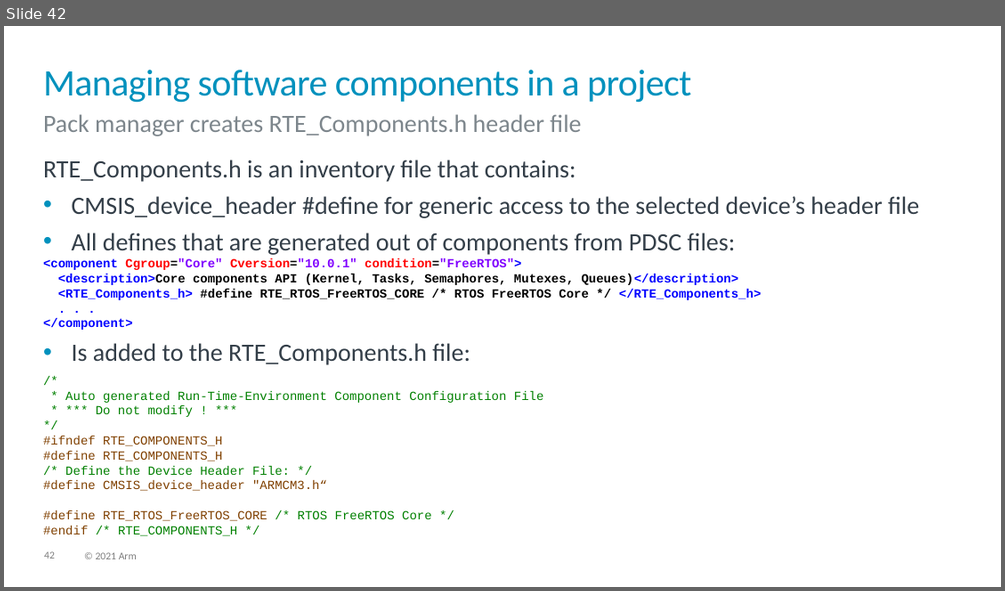
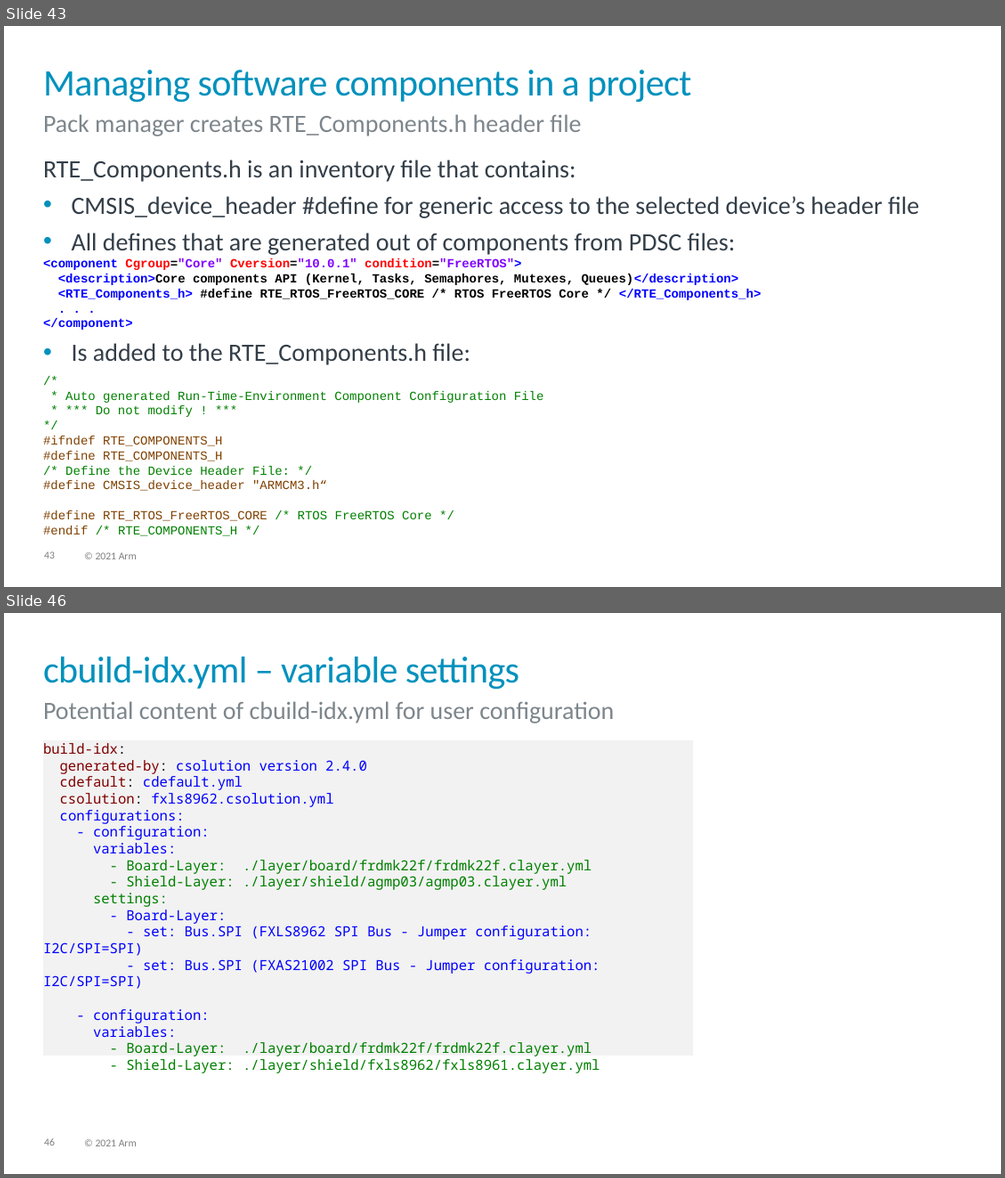
Before and after one commit to Open-CMSIS-Pack/cmsis-toolbox, a slide deck: docs/images/overview.pptx. Shown one above the other, each under a label of ours: slide 42 before the commit, slides 43 and 46 after it; the slides between them are not shown. The pictures are 1005x591 and 1005x1178 pixels, drawn with LibreOffice and Linux fonts; fonts in the diff are those of the drawing. Boxes give left, top, right and bottom in pixels: in the first picture for what was removed or moved away, otherwise in the second. Text is boxed around its words. In the diff, an @@ line names an element or a change of style, - is before the commit and + after.

Commit message:
CMSIS-Toolbox 2.3.0 documentation: (#112)
- adds in csolution project files component instances and optimize:
debug.
- tools are extended with cbuild setup command, --frozen-pack option.
- reworked toolchain agnostic projects
https://github.com/Open-CMSIS-Pack/devtools/issues/1281

```diff
--- a/docs/images/overview.pptx
+++ b/docs/images/overview.pptx
@@ slide 46 added at [4, 613, 1001, 1174], background #FFFFFF; not listed: 2 template elements that a slide beside it also shows @@
@@ title added at [43, 657, 519, 690], 36 pt, text #0091BD @@
+cbuild-idx.yml – variable settings
@@ text added at [43, 701, 614, 723], 24 pt, text #7D868C @@
+Potential content of cbuild-idx.yml for user configuration
@@ text added at [43, 740, 693, 1055], fill #F2F2F2, 13.3 pt, text #0000FF @@
+build-idx:
+generated-by: csolution version 2.4.0
+cdefault: cdefault.yml
+csolution: fxls8962.csolution.yml
+configurations:
+- configuration:
+variables:
+- Board-Layer: ./layer/board/frdmk22f/frdmk22f.clayer.yml
+- Shield-Layer: ./layer/shield/agmp03/agmp03.clayer.yml
+settings:
+- Board-Layer:
+- set: Bus.SPI (FXLS8962 SPI Bus - Jumper configuration: I2C/SPI=SPI)
+- set: Bus.SPI (FXAS21002 SPI Bus - Jumper configuration: I2C/SPI=SPI)
+- configuration:
+variables:
+- Board-Layer: ./layer/board/frdmk22f/frdmk22f.clayer.yml
+- Shield-Layer: ./layer/shield/fxls8962/fxls8961.clayer.yml
@@ what was slide 42 is now slide 43 @@
```
Also in this commit, not shown: 2 slides changed, 3 other slides added, 9 other files.
